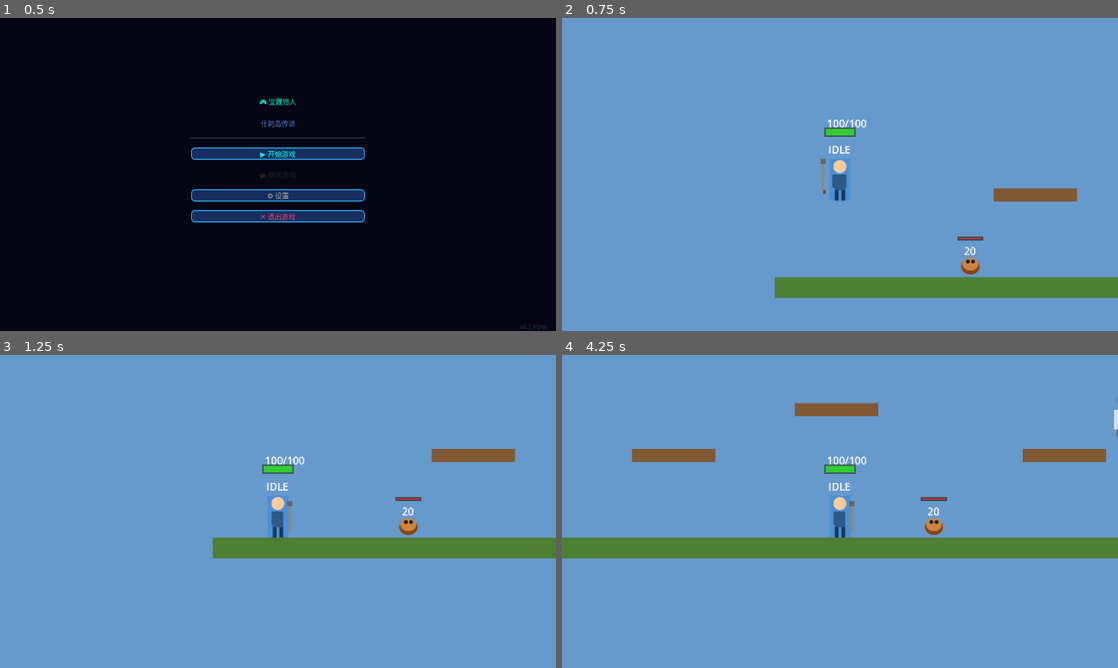
Above: before the commit, frames 1-4 (two rows, left to right).
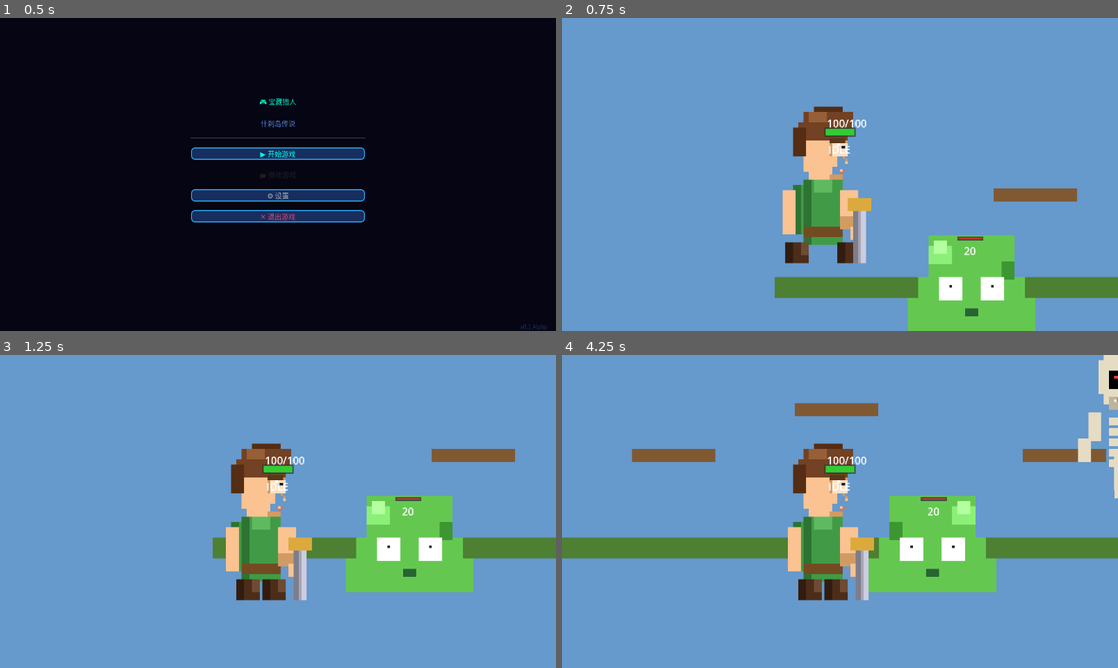
Above: after the commit, the same moments.

Repository: wenzy-tech/godot-adventure
Game: Godot game, scene res://Levels/TitleScreen.tscn
The game is run twice, just before and just after one commit, with the same random seed, the same clock (stepped at 60 frames per second) and the same inputs.
Inputs:
- Up to frame 1 (0.5 s): no input
- Up to frame 2 (0.75 s): click "▶ 开始游戏" at 0.5 s
- Up to frame 3 (1.25 s): no input
- Up to frame 4 (4.25 s): tap Enter at 1.25 s; hold D 1.28-2.78 s; tap J at 1.35, 2.85 s; tap W at 1.52, 2.27, 3.77 s; tap Shift at 2.1, 3.6 s; hold A 2.78-3.53 s; hold D from 3.53 s (still down)

Frame 1 is identical in both runs. In frame 2, 11% of the frame differs, in the area x 39-86%, y 28-100%; in frame 3, 11%; in frame 4, 12%, in the area x 40-100%, y 0-79%.

Commit message:
Fix: update sprite references to PNG (was still pointing to old SVGs)

Diff:
--- a/Enemies/Archer.tscn
+++ b/Enemies/Archer.tscn
@@ -1,7 +1,7 @@
 [gd_scene load_steps=6 format=3 uid="uid://archer"]
 
 [ext_resource path="res://Enemies/Archer.gd" type="Script" id=1]
-[ext_resource path="res://Enemies/ArcherSprite.svg" type="Texture2D" id=2]
+[ext_resource path="res://Enemies/ArcherSprite.png" type="Texture2D" id=2]
 
 [sub_resource type="RectangleShape2D" id="CollisionShape2D_archer"]
 size = Vector2(28, 48)
--- a/Enemies/ArcherSprite.svg
+++ /dev/null
@@ -1,38 +0,0 @@
-<svg xmlns="http://www.w3.org/2000/svg" viewBox="0 0 192 96">
-  <!-- Archer Sprite Sheet: 4 frames -->
-  <!-- Frame 0: Idle -->
-  <rect x="0" y="28" width="12" height="40" fill="#228b22"/>
-  <rect x="12" y="8" width="16" height="20" fill="#228b22"/>
-  <circle cx="20" cy="14" r="7" fill="#deb887"/>
-  <rect x="28" y="28" width="12" height="40" fill="#228b22"/>
-  <rect x="4" y="68" width="10" height="20" fill="#1a5c1a"/>
-  <rect x="26" y="68" width="10" height="20" fill="#1a5c1a"/>
-  <rect x="0" y="20" width="28" height="4" fill="#8b4513"/>
-
-  <!-- Frame 1: Walk A -->
-  <rect x="48" y="26" width="12" height="42" fill="#228b22"/>
-  <rect x="60" y="8" width="16" height="20" fill="#228b22"/>
-  <circle cx="68" cy="14" r="7" fill="#deb887"/>
-  <rect x="76" y="28" width="12" height="40" fill="#228b22"/>
-  <rect x="44" y="68" width="12" height="20" fill="#1a5c1a"/>
-  <rect x="70" y="70" width="10" height="18" fill="#1a5c1a"/>
-  <rect x="46" y="20" width="28" height="4" fill="#8b4513"/>
-
-  <!-- Frame 2: Walk B -->
-  <rect x="96" y="28" width="12" height="40" fill="#228b22"/>
-  <rect x="108" y="8" width="16" height="20" fill="#228b22"/>
-  <circle cx="116" cy="14" r="7" fill="#deb887"/>
-  <rect x="124" y="26" width="12" height="42" fill="#228b22"/>
-  <rect x="98" y="68" width="10" height="20" fill="#1a5c1a"/>
-  <rect x="126" y="68" width="12" height="20" fill="#1a5c1a"/>
-  <rect x="94" y="20" width="28" height="4" fill="#8b4513"/>
-
-  <!-- Frame 3: Shoot -->
-  <rect x="144" y="28" width="12" height="40" fill="#228b22"/>
-  <rect x="156" y="8" width="16" height="20" fill="#228b22"/>
-  <circle cx="164" cy="14" r="7" fill="#deb887"/>
-  <rect x="172" y="28" width="12" height="40" fill="#228b22"/>
-  <rect x="148" y="68" width="10" height="20" fill="#1a5c1a"/>
-  <rect x="172" y="68" width="10" height="20" fill="#1a5c1a"/>
-  <rect x="188" y="10" width="4" height="20" fill="#8b4513"/>
-</svg>
--- a/Enemies/BossWatcher.tscn
+++ b/Enemies/BossWatcher.tscn
@@ -1,7 +1,7 @@
 [gd_scene load_steps=6 format=3 uid="uid://boss_watcher"]
 
 [ext_resource path="res://Enemies/BossWatcher.gd" type="Script" id=1]
-[ext_resource path="res://Enemies/BossWatcherSprite.svg" type="Texture2D" id=2]
+[ext_resource path="res://Enemies/BossWatcherSprite.png" type="Texture2D" id=2]
 
 [sub_resource type="RectangleShape2D" id="CollisionShape2D_boss"]
 size = Vector2(96, 128)
--- a/Enemies/BossWatcherSprite.svg
+++ /dev/null
@@ -1,57 +0,0 @@
-<svg xmlns="http://www.w3.org/2000/svg" viewBox="0 0 256 192">
-  <!-- Boss Watcher Sprite Sheet: 4 frames -->
-  <!-- Frame 0: Idle A -->
-  <rect x="64" y="32" width="48" height="80" fill="#4b0082"/>
-  <rect x="56" y="8" width="64" height="48" fill="#4b0082"/>
-  <circle cx="72" cy="28" r="10" fill="#9370db"/>
-  <circle cx="104" cy="28" r="10" fill="#9370db"/>
-  <circle cx="72" cy="28" r="5" fill="#222"/>
-  <circle cx="104" cy="28" r="5" fill="#222"/>
-  <rect x="40" y="112" width="24" height="64" fill="#3c0066"/>
-  <rect x="112" y="112" width="24" height="64" fill="#3c0066"/>
-  <rect x="40" y="176" width="32" height="16" fill="#222"/>
-  <rect x="104" y="176" width="32" height="16" fill="#222"/>
-  <!-- Crown -->
-  <polygon points="56,8 64,0 72,8 80,0 88,8 96,0 104,8 120,8 120,16 56,16" fill="#ffd700"/>
-
-  <!-- Frame 1: Idle B -->
-  <rect x="192" y="32" width="48" height="80" fill="#4b0082"/>
-  <rect x="184" y="8" width="64" height="48" fill="#4b0082"/>
-  <circle cx="200" cy="28" r="10" fill="#9370db"/>
-  <circle cx="232" cy="28" r="10" fill="#9370db"/>
-  <circle cx="200" cy="28" r="5" fill="#222"/>
-  <circle cx="232" cy="28" r="5" fill="#222"/>
-  <rect x="168" y="112" width="24" height="64" fill="#3c0066"/>
-  <rect x="240" y="112" width="24" height="64" fill="#3c0066"/>
-  <rect x="160" y="176" width="32" height="16" fill="#222"/>
-  <rect x="224" y="176" width="32" height="16" fill="#222"/>
-  <polygon points="184,8 192,0 200,8 208,0 216,8 224,0 232,8 248,8 248,16 184,16" fill="#ffd700"/>
-
-  <!-- Frame 2: Attack -->
-  <rect x="0" y="32" width="48" height="80" fill="#4b0082"/>
-  <rect x="0" y="8" width="64" height="48" fill="#4b0082"/>
-  <circle cx="16" cy="28" r="10" fill="#9370db"/>
-  <circle cx="48" cy="28" r="10" fill="#9370db"/>
-  <circle cx="16" cy="28" r="5" fill="#ff0000"/>
-  <circle cx="48" cy="28" r="5" fill="#ff0000"/>
-  <rect x="0" y="112" width="24" height="64" fill="#3c0066"/>
-  <rect x="24" y="112" width="24" height="64" fill="#3c0066"/>
-  <rect x="0" y="176" width="32" height="16" fill="#222"/>
-  <rect x="16" y="176" width="32" height="16" fill="#222"/>
-  <polygon points="0,8 8,0 16,8 24,0 32,8 40,0 48,8 64,8 64,16 0,16" fill="#ffd700"/>
-  <!-- Glow effect -->
-  <ellipse cx="32" cy="80" rx="30" ry="40" fill="#9370db" opacity="0.5"/>
-
-  <!-- Frame 3: Move A -->
-  <rect x="320" y="32" width="48" height="80" fill="#4b0082"/>
-  <rect x="312" y="8" width="64" height="48" fill="#4b0082"/>
-  <circle cx="328" cy="28" r="10" fill="#9370db"/>
-  <circle cx="360" cy="28" r="10" fill="#9370db"/>
-  <circle cx="328" cy="28" r="5" fill="#222"/>
-  <circle cx="360" cy="28" r="5" fill="#222"/>
-  <rect x="296" y="112" width="24" height="64" fill="#3c0066"/>
-  <rect x="368" y="112" width="24" height="64" fill="#3c0066"/>
-  <rect x="288" y="176" width="32" height="16" fill="#222"/>
-  <rect x="352" y="176" width="32" height="16" fill="#222"/>
-  <polygon points="312,8 320,0 328,8 336,0 344,8 352,0 360,8 376,8 376,16 312,16" fill="#ffd700"/>
-</svg>
--- a/Enemies/Crab.tscn
+++ b/Enemies/Crab.tscn
@@ -1,7 +1,7 @@
 [gd_scene load_steps=5 format=3 uid="uid://crab"]
 
 [ext_resource path="res://Enemies/Crab.gd" type="Script" id=1]
-[ext_resource path="res://Enemies/CrabSprite.svg" type="Texture2D" id=2]
+[ext_resource path="res://Enemies/CrabSprite.png" type="Texture2D" id=2]
 
 [sub_resource type="RectangleShape2D" id="CollisionShape2D_crab"]
 size = Vector2(48, 40)
--- a/Enemies/CrabSprite.svg
+++ /dev/null
@@ -1,30 +0,0 @@
-<svg xmlns="http://www.w3.org/2000/svg" viewBox="0 0 192 64">
-  <!-- Crab Sprite Sheet: 4 frames -->
-  <!-- Frame 0: Idle A -->
-  <ellipse cx="16" cy="40" rx="14" ry="10" fill="#cd5c5c"/>
-  <rect x="0" y="32" width="8" height="8" fill="#8b0000"/>
-  <rect x="24" y="32" width="8" height="8" fill="#8b0000"/>
-  <circle cx="12" cy="36" r="3" fill="#222"/>
-  <circle cx="20" cy="36" r="3" fill="#222"/>
-
-  <!-- Frame 1: Idle B -->
-  <ellipse cx="48" cy="38" rx="16" ry="12" fill="#cd5c5c"/>
-  <rect x="32" y="30" width="8" height="8" fill="#8b0000"/>
-  <rect x="56" y="30" width="8" height="8" fill="#8b0000"/>
-  <circle cx="44" cy="34" r="3" fill="#222"/>
-  <circle cx="52" cy="34" r="3" fill="#222"/>
-
-  <!-- Frame 2: Walk A -->
-  <ellipse cx="80" cy="40" rx="14" ry="10" fill="#cd5c5c"/>
-  <rect x="66" y="32" width="6" height="8" fill="#8b0000"/>
-  <rect x="88" y="34" width="6" height="6" fill="#8b0000"/>
-  <circle cx="76" cy="36" r="3" fill="#222"/>
-  <circle cx="84" cy="36" r="3" fill="#222"/>
-
-  <!-- Frame 3: Walk B -->
-  <ellipse cx="112" cy="40" rx="14" ry="10" fill="#cd5c5c"/>
-  <rect x="98" y="34" width="6" height="6" fill="#8b0000"/>
-  <rect x="120" y="32" width="6" height="8" fill="#8b0000"/>
-  <circle cx="108" cy="36" r="3" fill="#222"/>
-  <circle cx="116" cy="36" r="3" fill="#222"/>
-</svg>
--- a/Enemies/Skeleton.tscn
+++ b/Enemies/Skeleton.tscn
@@ -1,7 +1,7 @@
 [gd_scene load_steps=6 format=3 uid="uid://skeleton"]
 
 [ext_resource path="res://Enemies/Skeleton.gd" type="Script" id=1]
-[ext_resource path="res://Enemies/SkeletonSprite.svg" type="Texture2D" id=2]
+[ext_resource path="res://Enemies/SkeletonSprite.png" type="Texture2D" id=2]
 
 [sub_resource type="RectangleShape2D" id="CollisionShape2D_skeleton"]
 size = Vector2(32, 48)
--- a/Enemies/SkeletonSprite.svg
+++ /dev/null
@@ -1,35 +0,0 @@
-<svg xmlns="http://www.w3.org/2000/svg" viewBox="0 0 192 64">
-  <!-- Skeleton Sprite Sheet: 4 frames -->
-  <!-- Frame 0: Idle -->
-  <rect x="0" y="20" width="8" height="30" fill="#ddd"/>
-  <rect x="8" y="8" width="16" height="16" fill="#ddd"/>
-  <circle cx="16" cy="12" r="6" fill="#222"/>
-  <rect x="24" y="20" width="8" height="30" fill="#ddd"/>
-  <rect x="4" y="50" width="8" height="12" fill="#666"/>
-  <rect x="20" y="50" width="8" height="12" fill="#666"/>
-
-  <!-- Frame 1: Walk A -->
-  <rect x="48" y="18" width="8" height="32" fill="#ddd"/>
-  <rect x="56" y="8" width="16" height="16" fill="#ddd"/>
-  <circle cx="64" cy="12" r="6" fill="#222"/>
-  <rect x="72" y="20" width="8" height="30" fill="#ddd"/>
-  <rect x="44" y="50" width="10" height="12" fill="#666"/>
-  <rect x="74" y="48" width="8" height="14" fill="#666"/>
-
-  <!-- Frame 2: Walk B -->
-  <rect x="96" y="20" width="8" height="30" fill="#ddd"/>
-  <rect x="104" y="8" width="16" height="16" fill="#ddd"/>
-  <circle cx="112" cy="12" r="6" fill="#222"/>
-  <rect x="120" y="18" width="8" height="32" fill="#ddd"/>
-  <rect x="98" y="50" width="8" height="12" fill="#666"/>
-  <rect x="118" y="52" width="10" height="10" fill="#666"/>
-
-  <!-- Frame 3: Attack -->
-  <rect x="144" y="20" width="8" height="30" fill="#ddd"/>
-  <rect x="152" y="8" width="16" height="16" fill="#ddd"/>
-  <circle cx="160" cy="12" r="6" fill="#222"/>
-  <rect x="168" y="20" width="8" height="30" fill="#ddd"/>
-  <rect x="140" y="50" width="8" height="12" fill="#666"/>
-  <rect x="170" y="50" width="8" height="12" fill="#666"/>
-  <rect x="176" y="16" width="16" height="4" fill="#888"/>
-</svg>
--- a/Enemies/Slime.tscn
+++ b/Enemies/Slime.tscn
@@ -1,7 +1,7 @@
 [gd_scene load_steps=6 format=3 uid="uid://slime"]
 
 [ext_resource path="res://Enemies/Slime.gd" type="Script" id=1]
-[ext_resource path="res://Enemies/SlimeSprite.svg" type="Texture2D" id=2]
+[ext_resource path="res://Enemies/SlimeSprite.png" type="Texture2D" id=2]
 
 [sub_resource type="RectangleShape2D" id="CollisionShape2D_slime"]
 size = Vector2(32, 32)
--- a/Enemies/SlimeSprite.svg
+++ /dev/null
@@ -1,26 +0,0 @@
-<svg xmlns="http://www.w3.org/2000/svg" viewBox="0 0 128 64">
-  <!-- Slime Sprite Sheet: 4 frames -->
-  <!-- Frame 0: Idle A -->
-  <ellipse cx="16" cy="48" rx="14" ry="12" fill="#8b4513"/>
-  <ellipse cx="16" cy="44" rx="12" ry="10" fill="#cd853f"/>
-  <circle cx="12" cy="40" r="3" fill="#222"/>
-  <circle cx="20" cy="40" r="3" fill="#222"/>
-
-  <!-- Frame 1: Idle B -->
-  <ellipse cx="48" cy="46" rx="14" ry="14" fill="#8b4513"/>
-  <ellipse cx="48" cy="42" rx="12" ry="12" fill="#cd853f"/>
-  <circle cx="44" cy="38" r="3" fill="#222"/>
-  <circle cx="52" cy="38" r="3" fill="#222"/>
-
-  <!-- Frame 2: Jump -->
-  <ellipse cx="80" cy="44" rx="12" ry="10" fill="#8b4513"/>
-  <ellipse cx="80" cy="40" rx="10" ry="8" fill="#cd853f"/>
-  <circle cx="76" cy="36" r="3" fill="#222"/>
-  <circle cx="84" cy="36" r="3" fill="#222"/>
-
-  <!-- Frame 3: Squash -->
-  <ellipse cx="112" cy="50" rx="16" ry="8" fill="#8b4513"/>
-  <ellipse cx="112" cy="48" rx="14" ry="6" fill="#cd853f"/>
-  <circle cx="108" cy="46" r="2" fill="#222"/>
-  <circle cx="116" cy="46" r="2" fill="#222"/>
-</svg>
--- a/Player/Player.tscn
+++ b/Player/Player.tscn
@@ -1,7 +1,7 @@
 [gd_scene load_steps=10 format=3 uid="uid://player_scene"]
 
 [ext_resource path="res://Player/Player.gd" type="Script" id=1]
-[ext_resource path="res://Player/PlayerSprite.svg" type="Texture2D" id=2]
+[ext_resource path="res://Player/PlayerSprite.png" type="Texture2D" id=2]
 
 [sub_resource type="RectangleShape2D" id="CollisionShape2D_player"]
 size = Vector2(32, 64)
--- a/Player/PlayerSprite.svg
+++ /dev/null
@@ -1,53 +0,0 @@
-<svg xmlns="http://www.w3.org/2000/svg" viewBox="0 0 256 64">
-  <!-- Player with Long Sword - 4 poses for swing animation -->
-  <!-- Frame 0: Idle/Start -->
-  <rect x="16" y="0" width="32" height="64" fill="#4a90d9"/>
-  <circle cx="32" cy="12" r="10" fill="#ffcc99"/>
-  <rect x="24" y="24" width="16" height="24" fill="#2d5a87"/>
-  <rect x="22" y="24" width="6" height="20" fill="#2d5a87"/>
-  <rect x="34" y="24" width="6" height="20" fill="#2d5a87"/>
-  <rect x="24" y="48" width="6" height="16" fill="#1a3a5c"/>
-  <rect x="34" y="48" width="6" height="16" fill="#1a3a5c"/>
-  <!-- Sword at rest -->
-  <rect x="48" y="12" width="4" height="44" fill="#888"/>
-  <rect x="46" y="8" width="8" height="8" fill="#666"/>
-
-  <!-- Frame 1: Wind up (sword back) -->
-  <rect x="80" y="0" width="32" height="64" fill="#4a90d9"/>
-  <circle cx="96" cy="12" r="10" fill="#ffcc99"/>
-  <rect x="88" y="24" width="16" height="24" fill="#2d5a87"/>
-  <rect x="84" y="24" width="8" height="20" fill="#2d5a87"/>
-  <rect x="100" y="24" width="6" height="20" fill="#2d5a87"/>
-  <rect x="88" y="48" width="6" height="16" fill="#1a3a5c"/>
-  <rect x="98" y="48" width="6" height="16" fill="#1a3a5c"/>
-  <!-- Sword raised back -->
-  <rect x="68" y="4" width="4" height="44" fill="#888"/>
-  <rect x="66" y="0" width="8" height="8" fill="#666"/>
-  <rect x="70" y="48" width="4" height="6" fill="#8b4513"/>
-
-  <!-- Frame 2: Swing (sword forward mid) -->
-  <rect x="144" y="0" width="32" height="64" fill="#4a90d9"/>
-  <circle cx="160" cy="12" r="10" fill="#ffcc99"/>
-  <rect x="152" y="24" width="16" height="24" fill="#2d5a87"/>
-  <rect x="148" y="26" width="8" height="16" fill="#2d5a87"/>
-  <rect x="168" y="20" width="14" height="4" fill="#888"/>
-  <rect x="170" y="48" width="6" height="16" fill="#1a3a5c"/>
-  <rect x="182" y="50" width="6" height="14" fill="#1a3a5c"/>
-  <!-- Sword swinging forward -->
-  <rect x="136" y="16" width="4" height="40" fill="#aaa"/>
-  <rect x="134" y="12" width="8" height="8" fill="#666"/>
-  <rect x="136" y="56" width="4" height="6" fill="#8b4513"/>
-
-  <!-- Frame 3: Slash complete (sword extended) -->
-  <rect x="208" y="0" width="32" height="64" fill="#4a90d9"/>
-  <circle cx="224" cy="12" r="10" fill="#ffcc99"/>
-  <rect x="216" y="24" width="16" height="24" fill="#2d5a87"/>
-  <rect x="212" y="28" width="8" height="14" fill="#2d5a87"/>
-  <rect x="232" y="28" width="6" height="14" fill="#2d5a87"/>
-  <rect x="216" y="48" width="6" height="12" fill="#1a3a5c"/>
-  <rect x="226" y="48" width="6" height="12" fill="#1a3a5c"/>
-  <!-- Sword fully extended -->
-  <rect x="240" y="8" width="4" height="48" fill="#aaa"/>
-  <rect x="238" y="4" width="8" height="8" fill="#666"/>
-  <rect x="240" y="56" width="4" height="6" fill="#8b4513"/>
-</svg>
